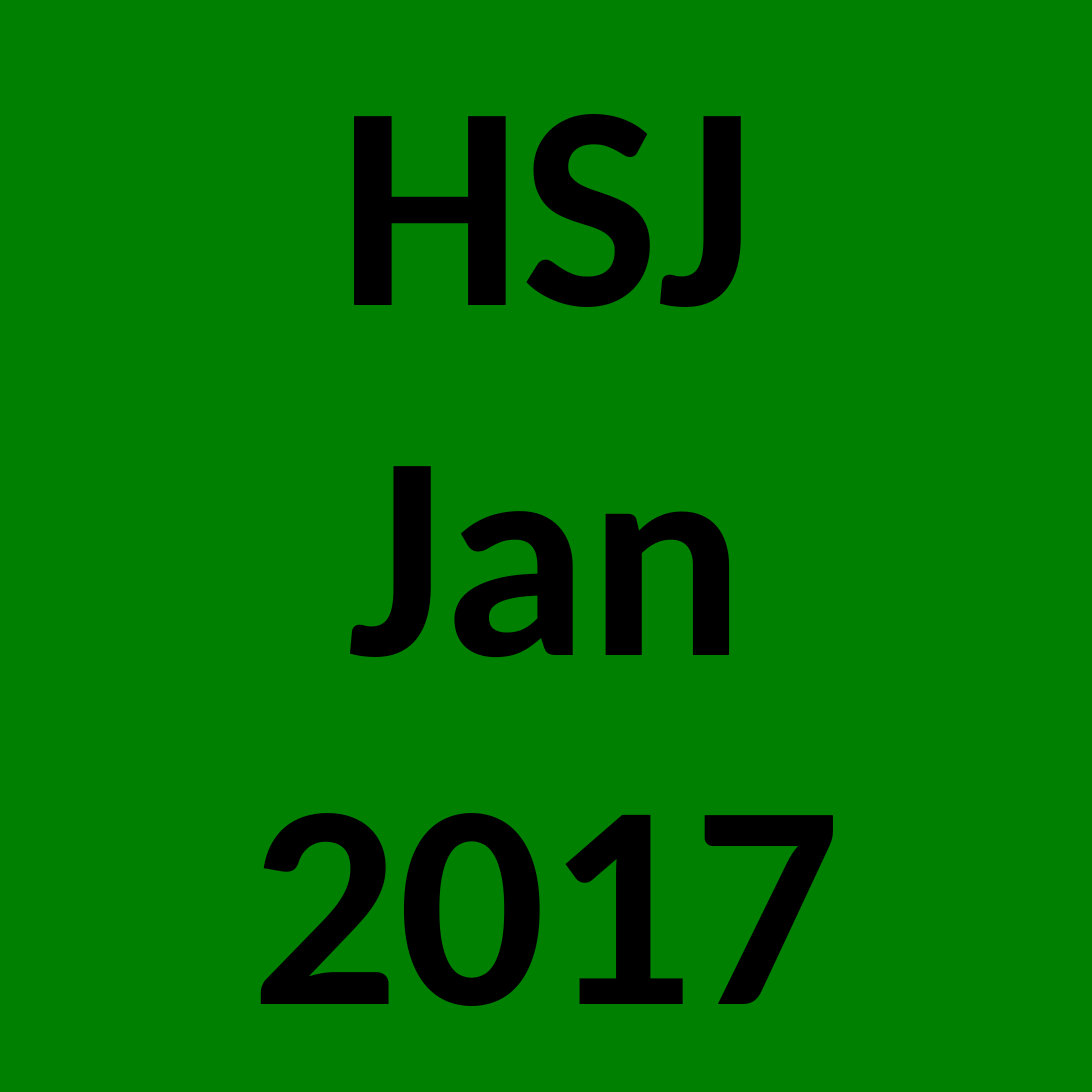
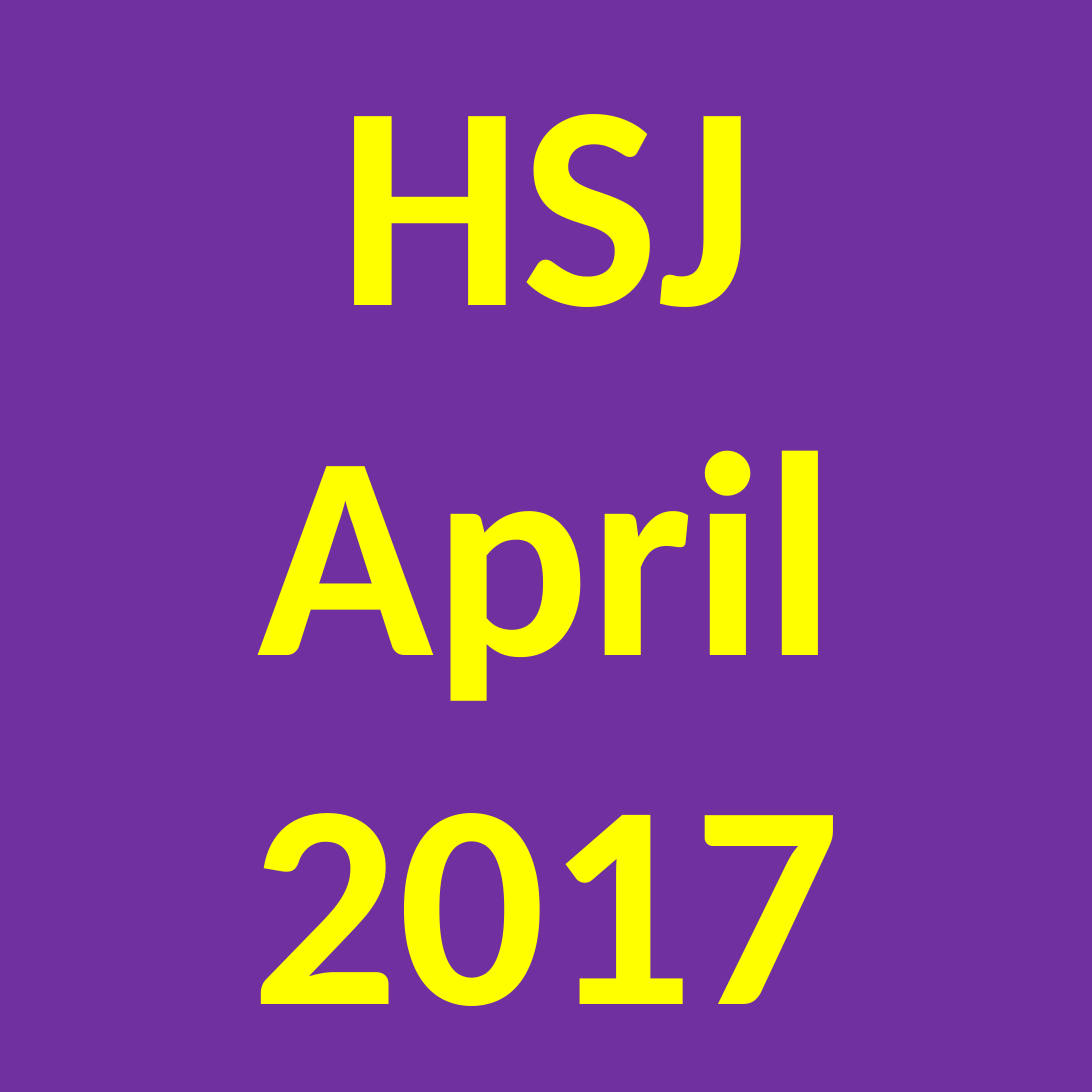
Before and after one commit to hardlystrictlyjerry/hardlystrictlyjerry.github.io, a slide deck: slide 1 of resources/soundcloud.pptx. Drawn at 1092x1092 pixels with LibreOffice and Linux fonts; fonts in the diff are those of the drawing. Boxes give left, top, right and bottom in pixels: in the first picture for what was removed or moved away, otherwise in the second. Text is boxed around its words. In the diff, an @@ line names an element or a change of style, - is before the commit and + after.

Commit message:
Added April Jam

```diff
--- a/resources/soundcloud.pptx
+++ b/resources/soundcloud.pptx
@@ background #008000 to #7030A0 @@
@@ title at <box>252,114,841,1006</box>: text changed; text colour #000000 to #FFFF00 @@
-HSJ
-Jan
-2017
+HSJ
+April
+2017
```
Also in this commit, not shown: 2 other files.
